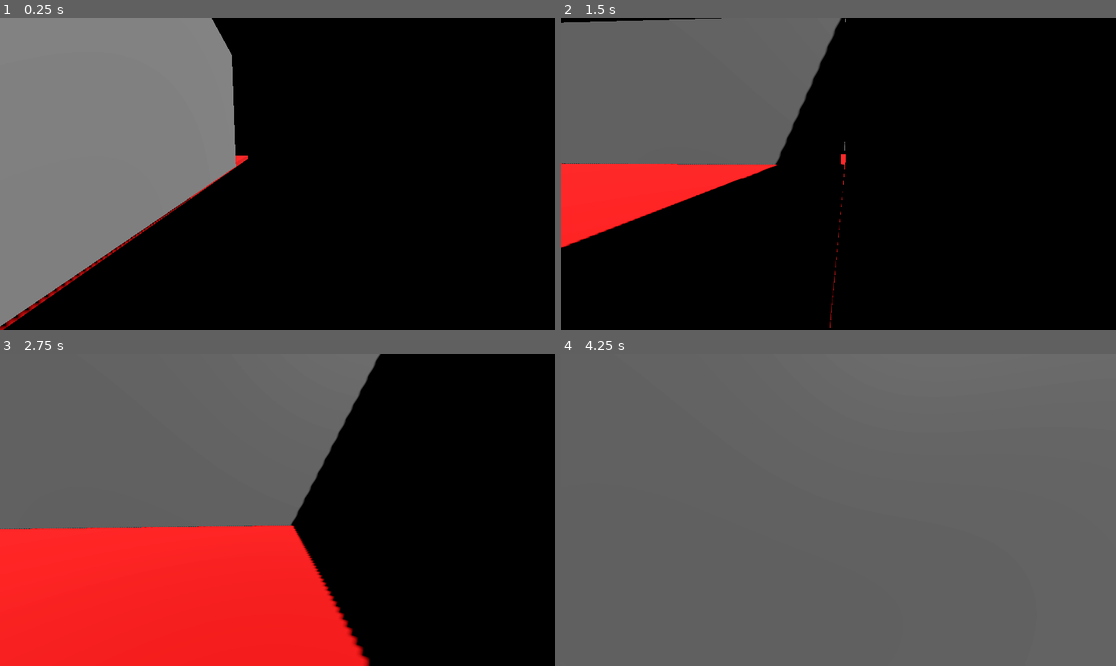
Above: before the commit, frames 1-4 (two rows, left to right).
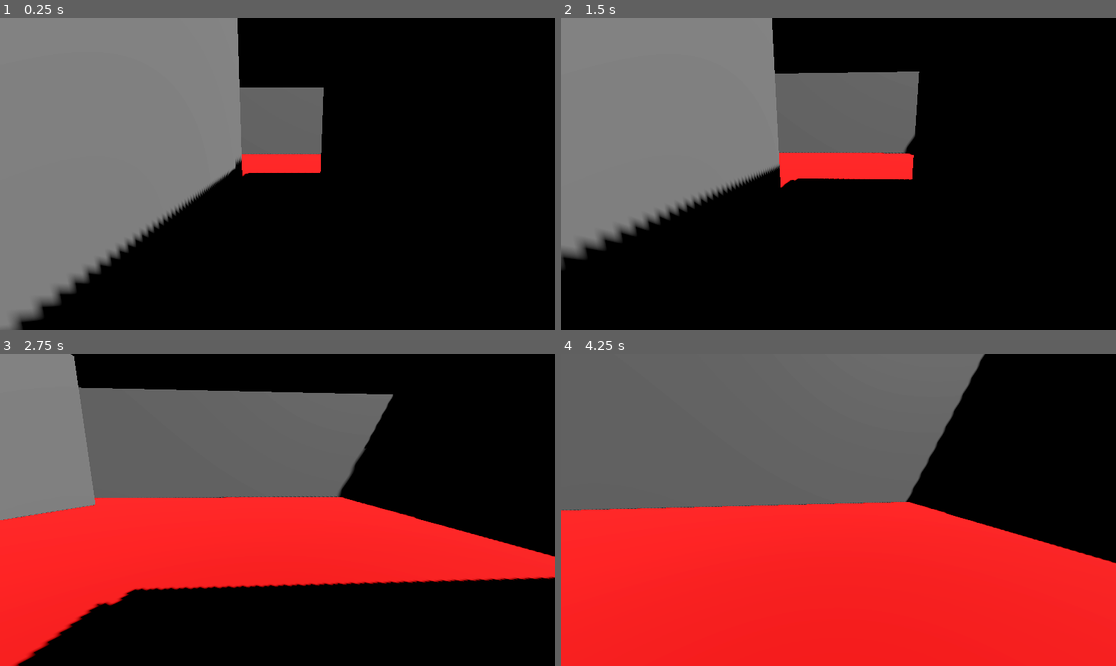
Above: after the commit, the same moments.

Repository: AnxietyTheOrk/GraveRobbery
Game: Godot game, scene res://Scenes/level_1.tscn
Same seed, same stepped clock (60 frames per second), same inputs: the game is played once before the commit and once after it.
Inputs (mouse positions are in pixels of both pictures, inside the frame that each line leads up to):
- Up to frame 1 (0.25 s): no input
- Up to frame 2 (1.5 s): tap Enter (ui_accept) at 0.5, 0.77 s; move the mouse to (866, 174) at 0.52 s; hold W (move_forward) from 0.53 s (still down); click (866, 174) at 0.67 s; move the mouse to (810, 174) at 1.27 s
- Up to frame 3 (2.75 s): keep holding W (move_forward); tap Enter (ui_accept) at 1.52 s; move the mouse to (288, 503) at 2.02 s
- Up to frame 4 (4.25 s): keep holding W (move_forward); move the mouse to (832, 516) at 2.77 s; click (832, 516) at 2.92 s; tap Enter (ui_accept) at 3.02, 3.77 s; move the mouse to (877, 513) at 3.52 s

The runs differ from the first frame. In frame 1, 6.1% of the frame differs, in the area x 0-59%, y 0-100%; in frame 2, 34%; in frame 3, 42%; in frame 4, 66%, in the area x 0-100%, y 0-100%.

Commit message:
Last Sync: 2025-09-24 07:12 (Mobile)

Diff:
--- a/grave-robbery/Scripts/camera_rig.gd
+++ b/grave-robbery/Scripts/camera_rig.gd
@@ -4,8 +4,6 @@
 @export var turn_rate := 200.0
 @export var mouse_sensitivity := 0.07
 var mouse_input: Vector2 = Vector2()
-@onready var player: Node3D = get_parent()
-@export var camera_height_offset: float = 2.0
 
 # Called when the node enters the scene tree for the first time.
 func _ready() -> void:
@@ -32,7 +30,3 @@
 		Input.mouse_mode = Input.MOUSE_MODE_VISIBLE
 	elif event is InputEventMouseButton and event.button_index == MOUSE_BUTTON_LEFT and Input.mouse_mode == Input.MOUSE_MODE_VISIBLE:
 		Input.mouse_mode = Input.MOUSE_MODE_CAPTURED
-
-func _physics_process(delta: float) -> void:
-	# Follow the player position, maintaining the original height offset
-	position = Vector3(player.position.x, camera_height_offset, player.position.z)
